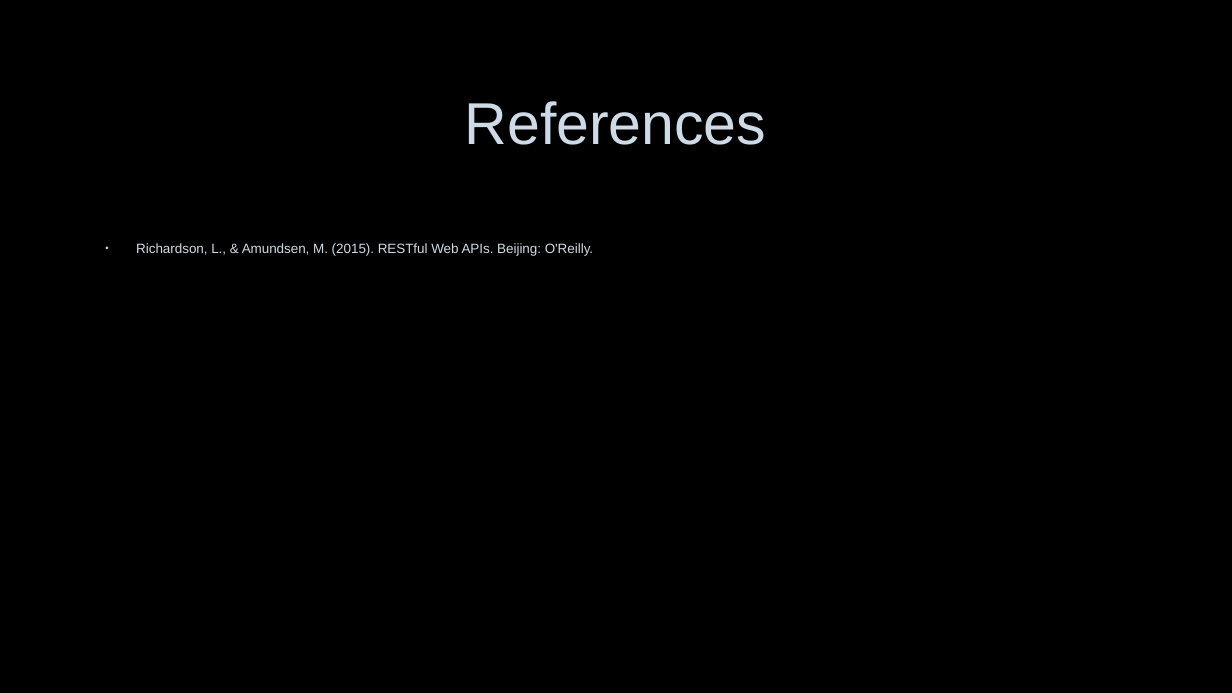
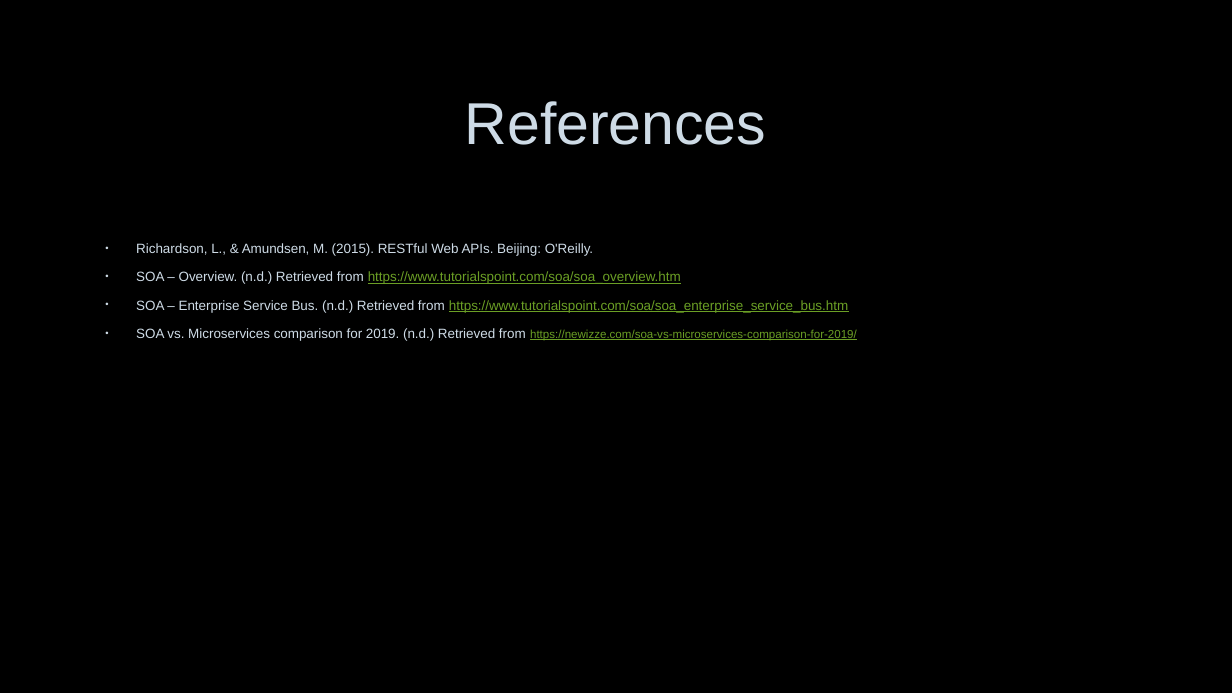
Before and after one commit to nerdommicro/WEB-420, a slide deck: slide 9 of week7-and-group_project/nesbitt-week7.pptx (slide 11 before the commit). Drawn at 1232x693 pixels with LibreOffice and Linux fonts; fonts in the diff are those of the drawing; background and template pictures are left out. Boxes give left, top, right and bottom in pixels: in the first picture for what was removed or moved away, otherwise in the second. Text is boxed around its words. In the diff, an @@ line names an element or a change of style, - is before the commit and + after.

```diff
--- a/week7-and-group_project/nesbitt-week7.pptx
+++ b/week7-and-group_project/nesbitt-week7.pptx
@@ text at (136,271,857,341): paragraphs added @@
+• SOA – Overview. (n.d.) Retrieved from https://www.tutorialspoint.com/soa/soa_overview.htm
+• SOA – Enterprise Service Bus. (n.d.) Retrieved from https://www.tutorialspoint.com/soa/soa_enterprise_service_bus.htm
+• SOA vs. Microservices comparison for 2019. (n.d.) Retrieved from https://newizze.com/soa-vs-microservices-comparison-for-2019/
```
Also in this commit, not shown: 6 other slides changed, 2 slides removed, 1 other file.
